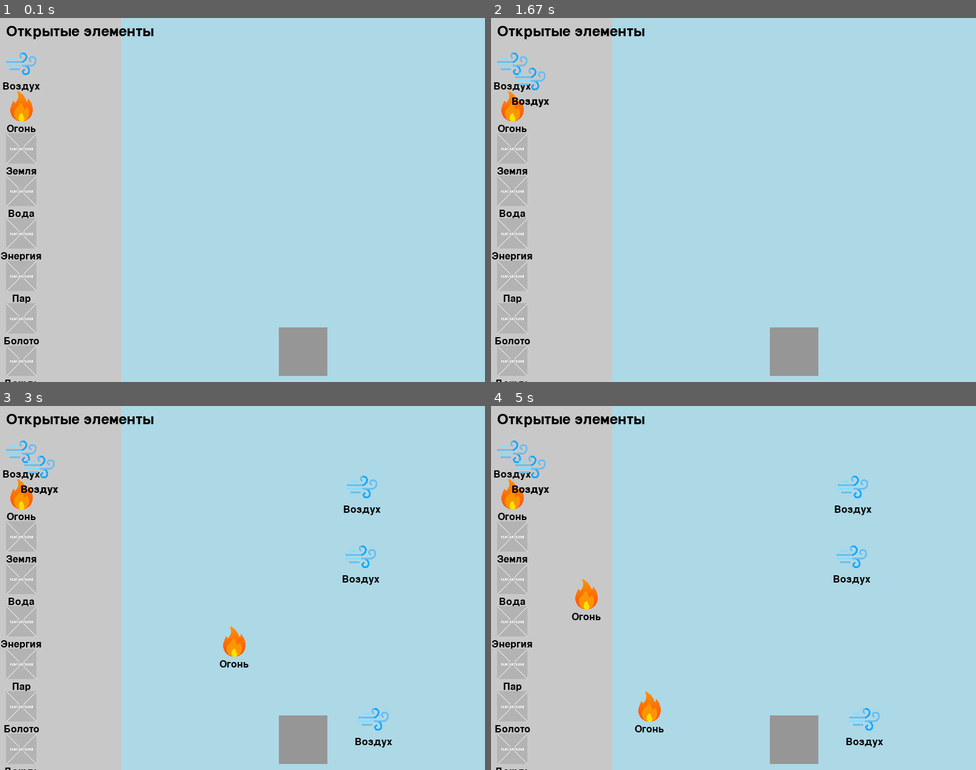
Above: before the commit, frames 1-4 (two rows, left to right).
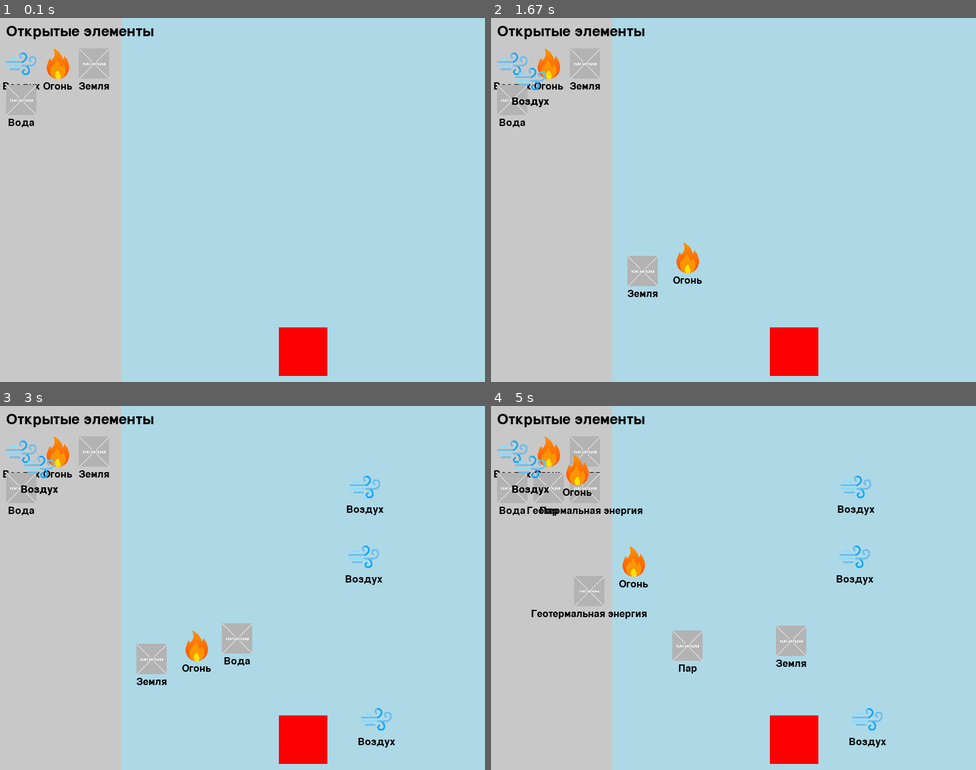
Above: after the commit, the same moments.

Repository: Misha-Mayskiy/pygame-alchemistry
Game: pygame game, started from main.py
Two runs of this game, one before a commit and one after it. Both use one fixed random seed, a clock stepped at 60 frames per second and the inputs below.
Inputs (mouse positions are in pixels of both pictures, inside the frame that each line leads up to):
- Up to frame 1 (0.1 s): no input
- Up to frame 2 (1.67 s): click (515, 61) at 0.38 s; click (515, 61) at 0.72 s; press the mouse at (588, 61) at 1.03 s; move the mouse to (617, 167) at 1.13 s; release the mouse at (641, 272) at 1.27 s; press the mouse at (549, 61) at 1.37 s; move the mouse to (617, 159) at 1.47 s; release the mouse at (685, 258) at 1.6 s
- Up to frame 3 (3 s): press the mouse at (24, 489) at 1.7 s; move the mouse to (130, 566) at 1.8 s; release the mouse at (237, 638) at 1.93 s; press the mouse at (24, 449) at 2.03 s; move the mouse to (198, 584) at 2.13 s; release the mouse at (378, 719) at 2.27 s; press the mouse at (24, 449) at 2.37 s; move the mouse to (194, 504) at 2.47 s; release the mouse at (363, 555) at 2.6 s; press the mouse at (24, 449) at 2.7 s; move the mouse to (194, 467) at 2.8 s; release the mouse at (363, 486) at 2.93 s
- Up to frame 4 (5 s): press the mouse at (515, 489) at 3.03 s; move the mouse to (554, 540) at 3.13 s; release the mouse at (588, 591) at 3.27 s; press the mouse at (728, 638) at 3.37 s; move the mouse to (689, 671) at 3.47 s; release the mouse at (651, 704) at 3.6 s; press the mouse at (641, 660) at 3.7 s; move the mouse to (714, 649) at 3.8 s; release the mouse at (791, 638) at 3.93 s; click (563, 453) at 4.05 s; press the mouse at (563, 453) at 4.37 s; move the mouse to (568, 515) at 4.47 s; release the mouse at (578, 580) at 4.6 s; press the mouse at (563, 453) at 4.7 s; move the mouse to (602, 507) at 4.8 s; release the mouse at (646, 566) at 4.93 s

The runs differ from the first frame. In frame 1, 2.7% of the frame differs, in the area x 0-68%, y 8-100%; in frame 2, 3.6%; in frame 3, 4.9%; in frame 4, 6.2%, in the area x 0-82%, y 8-100%.

Commit message:
Beta v0.1

Diff:
--- a/data/elements.json
+++ b/data/elements.json
@@ -14,7 +14,68 @@
     {"name": "Трава", "image": "grass.png"},
     {"name": "Дерево", "image": "tree.png"},
     {"name": "Камень", "image": "stone.png"},
-    {"name": "Металл", "image": "metal.png"}
+    {"name": "Металл", "image": "metal.png"},
+    {"name": "Песок", "image": "sand.png"},
+    {"name": "Стекло", "image": "glass.png"},
+    {"name": "Лед", "image": "ice.png"},
+    {"name": "Молния", "image": "lightning.png"},
+    {"name": "Туман", "image": "fog.png"},
+    {"name": "Глина", "image": "clay.png"},
+    {"name": "Цветок", "image": "flower.png"},
+    {"name": "Фрукт", "image": "fruit.png"},
+    {"name": "Золото", "image": "gold.png"},
+    {"name": "Серебро", "image": "silver.png"},
+    {"name": "Алмаз", "image": "diamond.png"},
+    {"name": "Нефть", "image": "oil.png"},
+    {"name": "Газ", "image": "gas.png"},
+    {"name": "Пластик", "image": "plastic.png"},
+    {"name": "Резина", "image": "rubber.png"},
+    {"name": "Соль", "image": "salt.png"},
+    {"name": "Сахар", "image": "sugar.png"},
+    {"name": "Алкоголь", "image": "alcohol.png"},
+    {"name": "Мед", "image": "honey.png"},
+    {"name": "Молоко", "image": "milk.png"},
+    {"name": "Сыр", "image": "cheese.png"},
+    {"name": "Хлеб", "image": "bread.png"},
+    {"name": "Мясо", "image": "meat.png"},
+    {"name": "Рыба", "image": "fish.png"},
+    {"name": "Яйцо", "image": "egg.png"},
+    {"name": "Шоколад", "image": "chocolate.png"},
+    {"name": "Кофе", "image": "coffee.png"},
+    {"name": "Чай", "image": "tea.png"},
+    {"name": "Табак", "image": "tobacco.png"},
+    {"name": "Хлопок", "image": "cotton.png"},
+    {"name": "Шерсть", "image": "wool.png"},
+    {"name": "Шелк", "image": "silk.png"},
+    {"name": "Бумага", "image": "paper.png"},
+    {"name": "Книга", "image": "book.png"},
+    {"name": "Карта", "image": "map.png"},
+    {"name": "Компас", "image": "compass.png"},
+    {"name": "Телескоп", "image": "telescope.png"},
+    {"name": "Микроскоп", "image": "microscope.png"},
+    {"name": "Часы", "image": "clock.png"},
+    {"name": "Камера", "image": "camera.png"},
+    {"name": "Радио", "image": "radio.png"},
+    {"name": "Телевизор", "image": "tv.png"},
+    {"name": "Компьютер", "image": "computer.png"},
+    {"name": "Интернет", "image": "internet.png"},
+    {"name": "Робот", "image": "robot.png"},
+    {"name": "Космический корабль", "image": "spaceship.png"},
+    {"name": "Лазер", "image": "laser.png"},
+    {"name": "Ядерная энергия", "image": "nuclear_energy.png"},
+    {"name": "Солнечная энергия", "image": "solar_energy.png"},
+    {"name": "Ветряная энергия", "image": "wind_energy.png"},
+    {"name": "Геотермальная энергия", "image": "geothermal_energy.png"},
+    {"name": "Водород", "image": "hydrogen.png"},
+    {"name": "Кислород", "image": "oxygen.png"},
+    {"name": "Углерод", "image": "carbon.png"},
+    {"name": "Азот", "image": "nitrogen.png"},
+    {"name": "Гелий", "image": "helium.png"},
+    {"name": "Неон", "image": "neon.png"},
+    {"name": "Аргон", "image": "argon.png"},
+    {"name": "Криптон", "image": "krypton.png"},
+    {"name": "Ксенон", "image": "xenon.png"},
+    {"name": "Радон", "image": "radon.png"}
   ],
   "combinations": {
     "Воздух+Огонь": "Энергия",
@@ -27,6 +88,67 @@
     "Жизнь+Земля": "Трава",
     "Трава+Вода": "Дерево",
     "Земля+Огонь": "Камень",
-    "Камень+Огонь": "Металл"
+    "Камень+Огонь": "Металл",
+    "Камень+Воздух": "Песок",
+    "Песок+Огонь": "Стекло",
+    "Вода+Воздух": "Лед",
+    "Энергия+Воздух": "Молния",
+    "Воздух+Вода": "Туман",
+    "Вода+Земля": "Глина",
+    "Жизнь+Вода": "Цветок",
+    "Цветок+Жизнь": "Фрукт",
+    "Камень+Энергия": "Золото",
+    "Металл+Энергия": "Серебро",
+    "Камень+Огонь": "Алмаз",
+    "Земля+Жизнь": "Нефть",
+    "Нефть+Энергия": "Газ",
+    "Газ+Пластик": "Пластик",
+    "Дерево+Энергия": "Резина",
+    "Вода+Камень": "Соль",
+    "Фрукт+Энергия": "Сахар",
+    "Фрукт+Вода": "Алкоголь",
+    "Цветок+Жизнь": "Мед",
+    "Трава+Жизнь": "Молоко",
+    "Молоко+Энергия": "Сыр",
+    "Трава+Вода": "Хлеб",
+    "Жизнь+Огонь": "Мясо",
+    "Вода+Жизнь": "Рыба",
+    "Птица+Жизнь": "Яйцо",
+    "Сахар+Энергия": "Шоколад",
+    "Вода+Энергия": "Кофе",
+    "Вода+Трава": "Чай",
+    "Трава+Огонь": "Табак",
+    "Трава+Воздух": "Хлопок",
+    "Жизнь+Воздух": "Шерсть",
+    "Жизнь+Трава": "Шелк",
+    "Дерево+Вода": "Бумага",
+    "Бумага+Энергия": "Книга",
+    "Бумага+Земля": "Карта",
+    "Металл+Энергия": "Компас",
+    "Стекло+Энергия": "Телескоп",
+    "Стекло+Вода": "Микроскоп",
+    "Металл+Энергия": "Часы",
+    "Стекло+Энергия": "Камера",
+    "Энергия+Воздух": "Радио",
+    "Стекло+Энергия": "Телевизор",
+    "Металл+Энергия": "Компьютер",
+    "Энергия+Воздух": "Интернет",
+    "Металл+Энергия": "Робот",
+    "Металл+Энергия": "Космический корабль",
+    "Стекло+Энергия": "Лазер",
+    "Энергия+Камень": "Ядерная энергия",
+    "Огонь+Воздух": "Солнечная энергия",
+    "Воздух+Энергия": "Ветряная энергия",
+    "Вода+Огонь": "Геотермальная энергия",
+    "Вода+Энергия": "Водород",
+    "Воздух+Энергия": "Кислород",
+    "Огонь+Энергия": "Углерод",
+    "Воздух+Энергия": "Азот",
+    "Воздух+Энергия": "Гелий",
+    "Воздух+Энергия": "Неон",
+    "Воздух+Энергия": "Аргон",
+    "Воздух+Энергия": "Криптон",
+    "Воздух+Энергия": "Ксенон",
+    "Воздух+Энергия": "Радон"
   }
 }
--- a/main.py
+++ b/main.py
@@ -14,7 +14,7 @@
 # Colors
 WHITE = (255, 255, 255)
 GRAY = (200, 200, 200)
-DARK_GRAY = (150, 150, 150)
+DARK_GRAY = (250, 0, 0)
 LIGHT_BLUE = (173, 216, 230)
 BLACK = (0, 0, 0)
 TRANSPARENT = (0, 0, 0, 0)
@@ -27,6 +27,7 @@
 with open("data/elements.json", "r", encoding="utf-8") as file:
     data = json.load(file)
 
+unlocked_elements = ["Воздух", "Огонь", "Земля", "Вода"]
 elements = data["elements"]
 combinations = data["combinations"]
 
@@ -39,25 +40,38 @@
 else:
     raise FileNotFoundError("Placeholder image 'placeholder.png' not found in 'images' folder!")
 
-# Load element images
+# Отступы и размеры для левой панели
+PANEL_PADDING = 10
+ELEMENT_PADDING = 15
+ELEMENT_COLUMNS = 3  # Количество столбцов
+COLUMN_WIDTH = (200 - PANEL_PADDING * 2) // ELEMENT_COLUMNS
+
+# Распределяем элементы в панели
 all_elements = []
-for el in elements:
+for i, el in enumerate(elements):
     try:
         image_path = os.path.join("images", el["image"])
-        if os.path.exists(image_path):  # Check if the image exists
+        if os.path.exists(image_path):
             image = pygame.image.load(image_path)
             image = pygame.transform.scale(image, (ELEMENT_SIZE, ELEMENT_SIZE))
         else:
-            raise FileNotFoundError  # Use placeholder if image is missing
+            raise FileNotFoundError
     except FileNotFoundError:
         image = placeholder_icon
 
-    all_elements.append({"name": el["name"], "icon": image, "pos": [10, 50 + len(all_elements) * 70]})
+    # Позиция на основе индекса
+    col = i % ELEMENT_COLUMNS  # Номер столбца
+    row = i // ELEMENT_COLUMNS  # Номер строки
+    x = PANEL_PADDING + col * COLUMN_WIDTH + (COLUMN_WIDTH - ELEMENT_SIZE) // 2
+    y = 50 + row * (ELEMENT_SIZE + ELEMENT_PADDING)
+
+    all_elements.append({"name": el["name"], "icon": image, "pos": [x, y]})
 
 # Trash can dimensions and position
 TRASH_CAN_SIZE = 80
 trash_x = (WIDTH + 200) // 2 - TRASH_CAN_SIZE // 2
 trash_y = HEIGHT - TRASH_CAN_SIZE - 10
+trash_rect = pygame.Rect(trash_x, trash_y, TRASH_CAN_SIZE, TRASH_CAN_SIZE)
 
 # Interactive elements on the field
 field_elements = []
@@ -66,6 +80,54 @@
 
 # Animation variables
 animations = []  # Holds animations like removal or combination
+
+
+def combine_elements(el1, el2):
+    """Обработка комбинации двух элементов."""
+    combo_key = f"{el1['name']}+{el2['name']}"
+    if combo_key in combinations:
+        new_name = combinations[combo_key]
+
+        # Проверяем, открыт ли элемент
+        if new_name not in unlocked_elements:
+            unlocked_elements.append(new_name)
+            print(f"Новый элемент открыт: {new_name}")
+
+        # Создаем новый элемент на поле
+        new_element = {
+            "name": new_name,
+            "icon": placeholder_icon,  # По умолчанию - шаблонная иконка
+            "pos": el1["pos"]
+        }
+        return new_element
+    return None
+
+
+def render_unlocked_elements():
+    """Отображение открытых элементов в панели в виде сетки."""
+    cols = 3  # Количество столбцов
+    spacing = 10  # Расстояние между элементами
+    size = ELEMENT_SIZE  # Размер иконки
+
+    # Начальная позиция
+    x_start = 10
+    y_start = 50
+
+    for i, element_name in enumerate(unlocked_elements):
+        row = i // cols
+        col = i % cols
+        x = x_start + col * (size + spacing)
+        y = y_start + row * (size + spacing)
+
+        # Получаем иконку элемента
+        icon = next(el["icon"] for el in all_elements if el["name"] == element_name)
+        screen.blit(icon, (x, y))
+
+        # Подпись под элементом
+        label = font.render(element_name, True, BLACK)
+        label_x = x + size // 2 - label.get_width() // 2
+        label_y = y + size + 5
+        screen.blit(label, (label_x, label_y))
 
 
 def animate_removal(element):
@@ -83,7 +145,7 @@
 
 def animate_combination(new_element, pos):
     """Animate the appearance of a new element (grows and fades in)."""
-    duration = 300
+    duration = 500
     animations.append({
         "type": "combination",
         "start_time": pygame.time.get_ticks(),
@@ -130,80 +192,72 @@
         animations.remove(anim)
 
 
-# Main loop
+# Обновление основного цикла
 running = True
 while running:
     for event in pygame.event.get():
         if event.type == pygame.QUIT:
             running = False
 
-        # Drag and drop handling
+        # Drag and drop
         elif event.type == pygame.MOUSEBUTTONDOWN:
             for element in all_elements + field_elements:
                 rect = pygame.Rect(element["pos"], (ELEMENT_SIZE, ELEMENT_SIZE))
                 if rect.collidepoint(event.pos):
                     dragged_element = element
                     drag_offset = (element["pos"][0] - event.pos[0], element["pos"][1] - event.pos[1])
-                    if element in all_elements:  # Clone element if dragged from panel
-                        new_element = {"name": element["name"], "icon": element["icon"], "pos": list(event.pos)}
-                        field_elements.append(new_element)
-                        dragged_element = new_element  # Update reference to the cloned element
+                    if element in all_elements:  # Если перетаскивается с панели, клонируем
+                        if element["name"] in unlocked_elements:
+                            new_element = {"name": element["name"], "icon": element["icon"], "pos": list(event.pos)}
+                            field_elements.append(new_element)
+                            dragged_element = new_element
                     break
+
+
 
         elif event.type == pygame.MOUSEBUTTONUP:
             if dragged_element:
-                # Check if dropped in trash can
-                trash_rect = pygame.Rect(trash_x, trash_y, TRASH_CAN_SIZE, TRASH_CAN_SIZE)
-                if trash_rect.collidepoint(event.pos):
-                    if dragged_element in field_elements:
-                        animate_removal(dragged_element)
-                        field_elements.remove(dragged_element)
+                # Проверка, попала ли точка в область корзины
+                if trash_rect.collidepoint(event.pos) and dragged_element in field_elements:
+                    animate_removal(dragged_element)
+                    field_elements.remove(dragged_element)
 
                 dragged_element = None
+
 
         elif event.type == pygame.MOUSEMOTION:
             if dragged_element and dragged_element in field_elements:
                 dragged_element["pos"][0] = event.pos[0] + drag_offset[0]
                 dragged_element["pos"][1] = event.pos[1] + drag_offset[1]
 
-    # Check for collisions on the field
+    # Проверка на комбинации
     for i, el1 in enumerate(field_elements):
         for j, el2 in enumerate(field_elements):
             if i != j:
                 rect1 = pygame.Rect(el1["pos"], (ELEMENT_SIZE, ELEMENT_SIZE))
                 rect2 = pygame.Rect(el2["pos"], (ELEMENT_SIZE, ELEMENT_SIZE))
                 if rect1.colliderect(rect2):
-                    combo_key = f"{el1['name']}+{el2['name']}"
-                    if combo_key in combinations:
-                        new_name = combinations[combo_key]
-                        new_element = {
-                            "name": new_name,
-                            "icon": placeholder_icon,  # Placeholder until custom icon is added
-                            "pos": el1["pos"]
-                        }
+                    new_element = combine_elements(el1, el2)
+                    if new_element:
                         animate_combination(new_element, el1["pos"])
                         field_elements.append(new_element)
                         field_elements.remove(el1)
                         field_elements.remove(el2)
                         break
 
-    # Draw background and panels
+    # Рендеринг
     screen.fill(LIGHT_BLUE)
-    pygame.draw.rect(screen, GRAY, (0, 0, 200, HEIGHT))  # Left panel
-    pygame.draw.rect(screen, DARK_GRAY, (trash_x, trash_y, TRASH_CAN_SIZE, TRASH_CAN_SIZE))  # Trash can
-
-    # Draw unlocked elements panel
+    pygame.draw.rect(screen, GRAY, (0, 0, 200, HEIGHT))  # Левая панель
+    pygame.draw.rect(screen, DARK_GRAY, (trash_x, trash_y, TRASH_CAN_SIZE, TRASH_CAN_SIZE))  # Корзина
+
+    # Заголовок панели
     unlocked_label = large_font.render("Открытые элементы", True, BLACK)
     screen.blit(unlocked_label, (10, 10))
 
-    for element in all_elements:
-        screen.blit(element["icon"], element["pos"])
-        label = font.render(element["name"], True, BLACK)
-        label_x = element["pos"][0] + ELEMENT_SIZE // 2 - label.get_width() // 2
-        label_y = element["pos"][1] + ELEMENT_SIZE + 5
-        screen.blit(label, (label_x, label_y))
-
-    # Draw field elements
+    # Рендеринг открытых элементов
+    render_unlocked_elements()
+
+    # Рендеринг элементов на поле
     for element in field_elements:
         screen.blit(element["icon"], element["pos"])
         label = font.render(element["name"], True, BLACK)
@@ -211,10 +265,10 @@
         label_y = element["pos"][1] + ELEMENT_SIZE + 5
         screen.blit(label, (label_x, label_y))
 
-    # Draw animations
+    # Рендеринг анимаций
     draw_animations()
 
-    # Update display
+    # Обновление экрана
     pygame.display.flip()
 
 pygame.quit()
